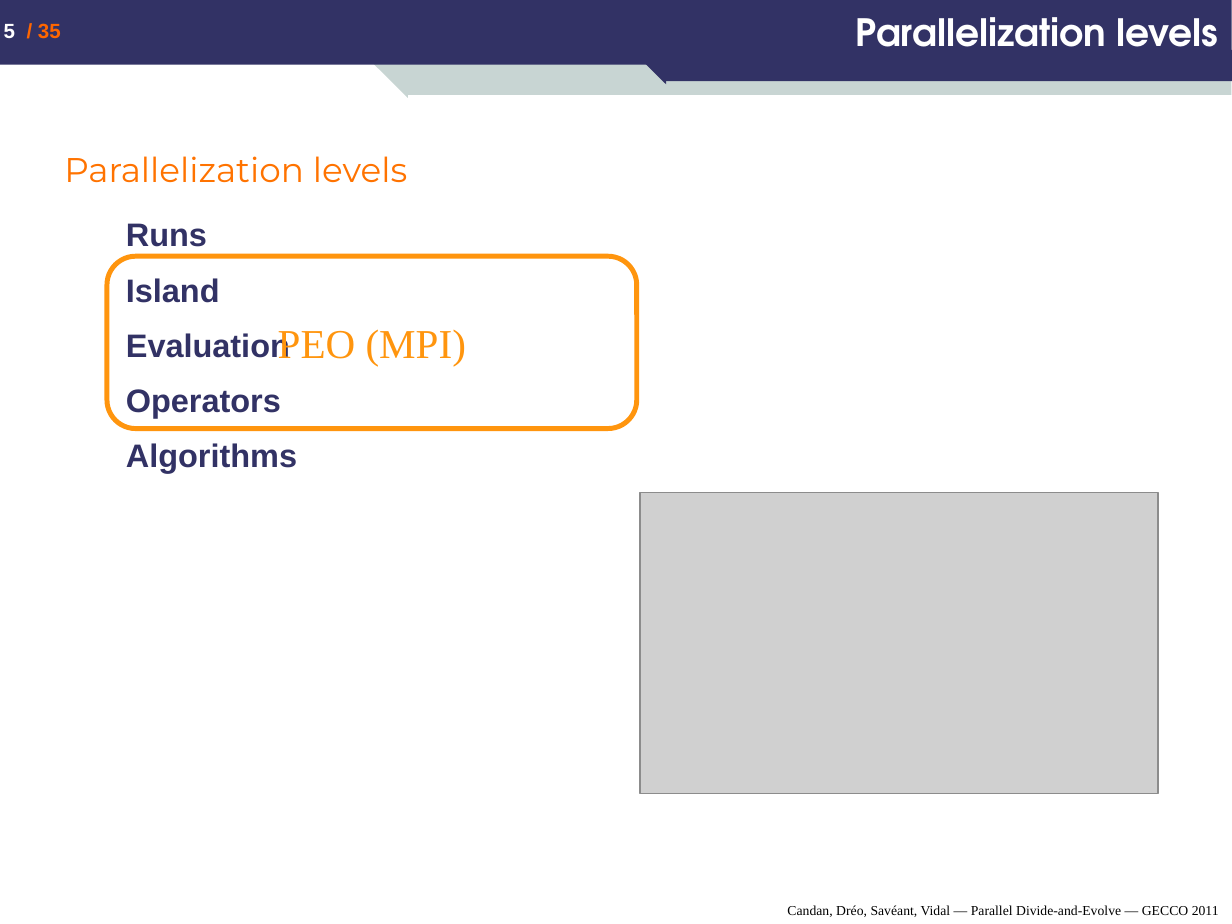
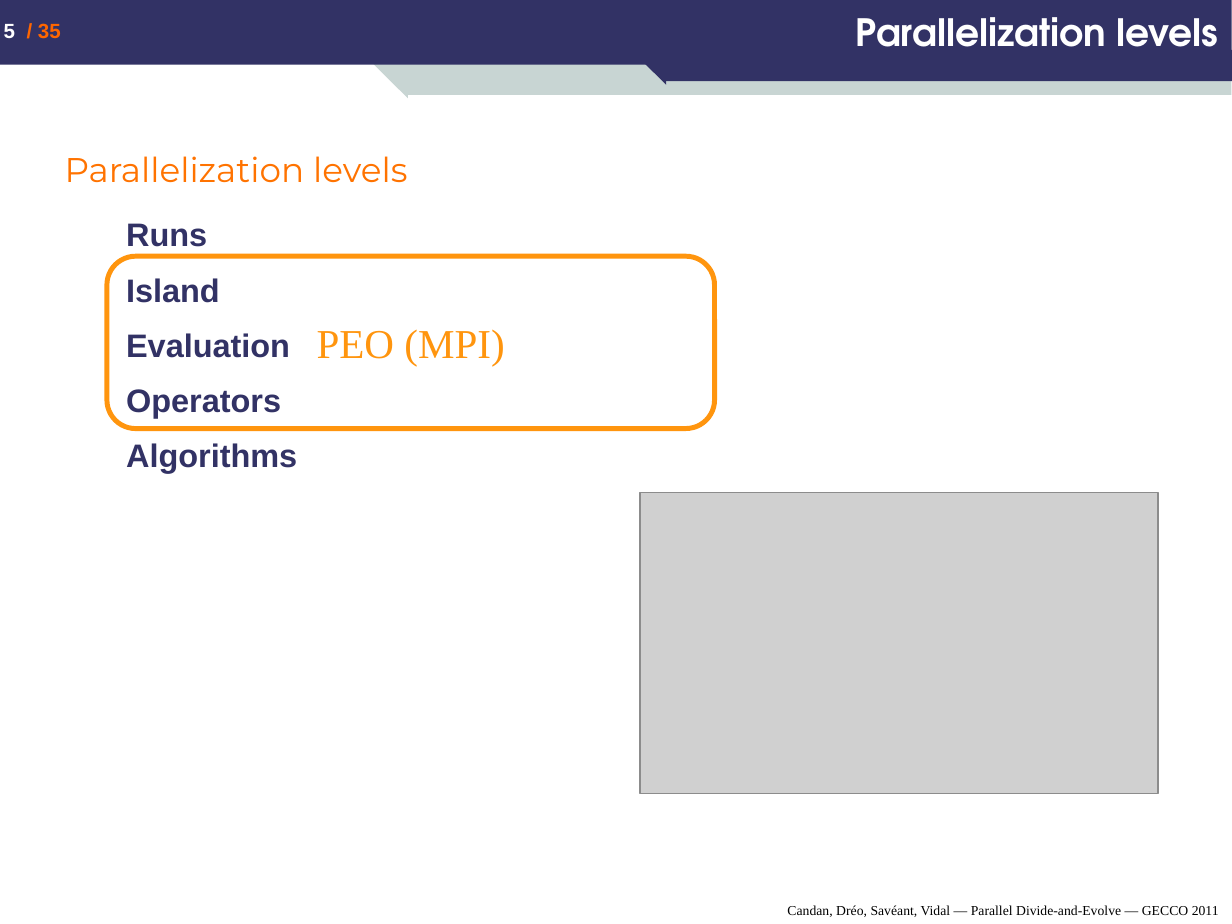
Before and after one commit to nojhan/descarwin, a slide deck: slide 5 of papers/GECCO2011/dae_mt/Candan-Dreo-Saveant-Vidal_Parallel-Divide-and-Evolve_GECCO-2011.ppt. Drawn at 1232x924 pixels with LibreOffice and Linux fonts; fonts in the diff are those of the drawing; grey boxes stand for pictures. Boxes give left, top, right and bottom in pixels: in the first picture for what was removed or moved away, otherwise in the second. Text is boxed around its words. In the diff, an @@ line names an element or a change of style, - is before the commit and + after.

```diff
--- a/papers/GECCO2011/dae_mt/Candan-Dreo-Saveant-Vidal_Parallel-Divide-and-Evolve_GECCO-2011.ppt
+++ b/papers/GECCO2011/dae_mt/Candan-Dreo-Saveant-Vidal_Parallel-Divide-and-Evolve_GECCO-2011.ppt
@@ rounded rectangle "PEO (MPI)": place and size @@
-rounded rectangle "PEO (MPI)" at [107,256,637,429]
+rounded rectangle "PEO (MPI)" at [107,256,715,429]
```
Also in this commit, not shown: 9 other slides changed.
